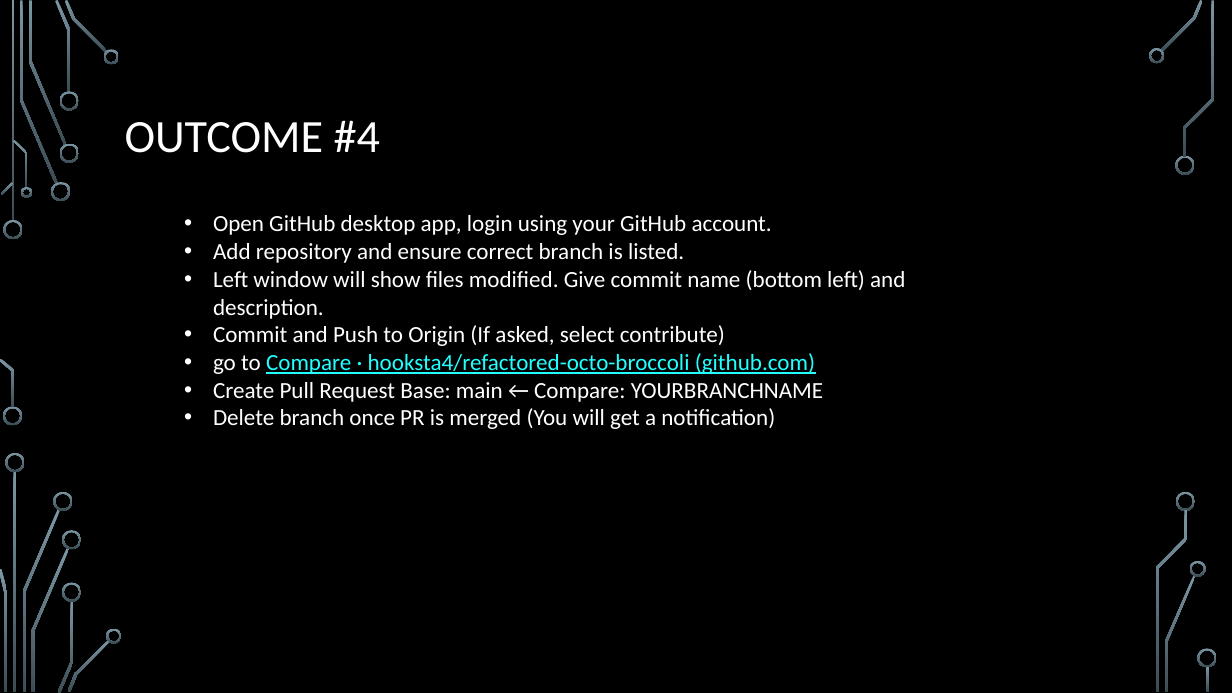
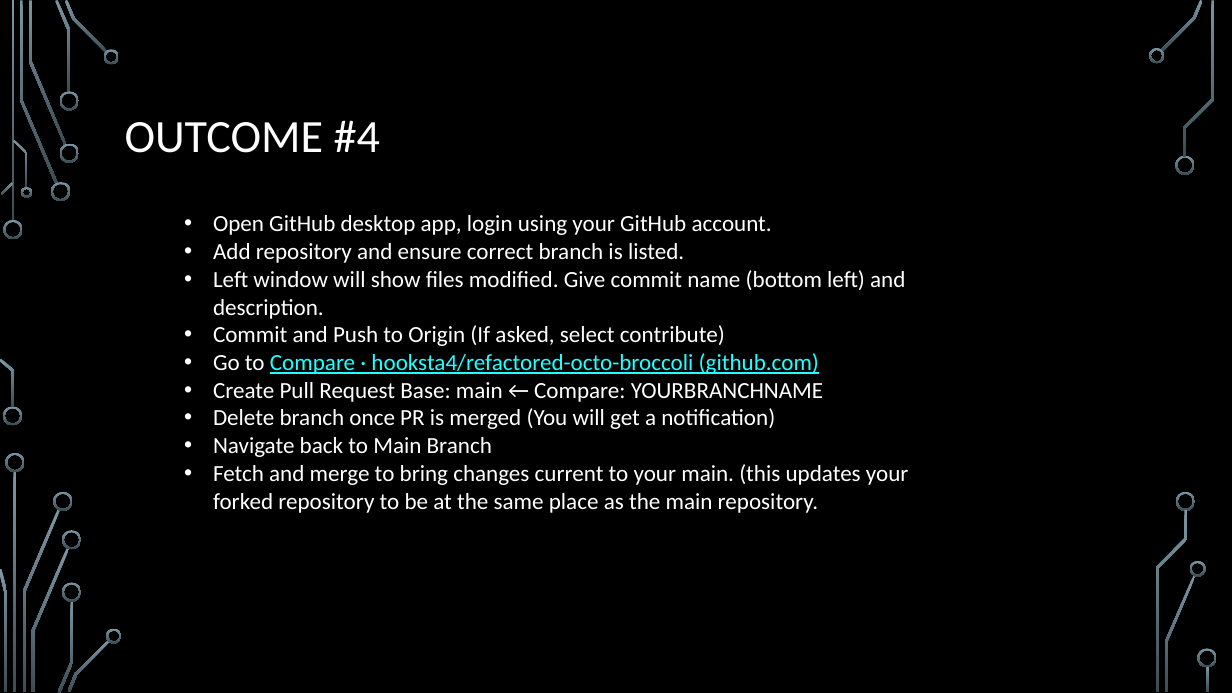
Before and after one commit to hooksta4/refactored-octo-broccoli, a slide deck: slide 8 of Course Materials/Github Training[Module 1].pptx. Drawn at 1232x693 pixels with LibreOffice and Linux fonts; fonts in the diff are those of the drawing; background and template pictures are left out. Boxes give left, top, right and bottom in pixels: in the first picture for what was removed or moved away, otherwise in the second. Text is boxed around its words. In the diff, an @@ line names an element or a change of style, - is before the commit and + after.

```diff
--- a/Course Materials/Github Training[Module 1].pptx
+++ b/Course Materials/Github Training[Module 1].pptx
@@ text at box(213, 353, 819, 374): text changed @@
-  • go to Compare · hooksta4/refactored-octo-broccoli (github.com)
+  • Go to Compare · hooksta4/refactored-octo-broccoli (github.com)
@@ text at box(213, 437, 909, 513): paragraphs added @@
+  • Navigate back to Main Branch
+  • Fetch and merge to bring changes current to your main. (this updates your forked repository to be at the same place as the main repository.
```
Also in this commit, not shown: 2 other slides changed.
